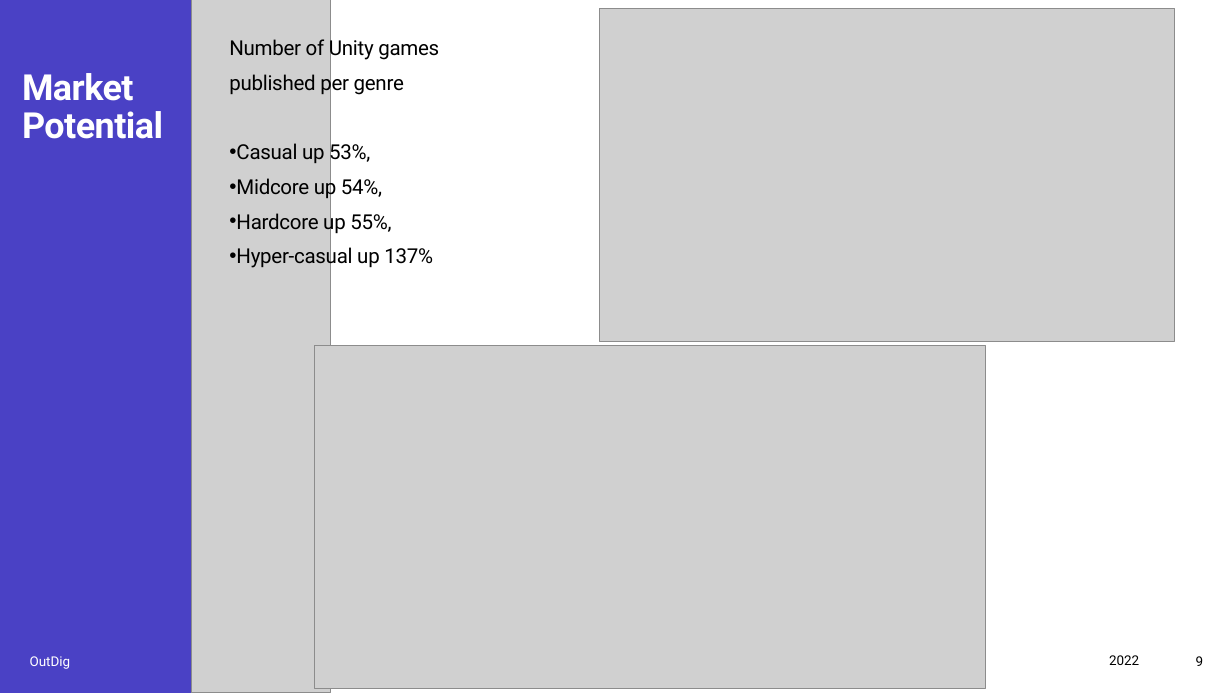
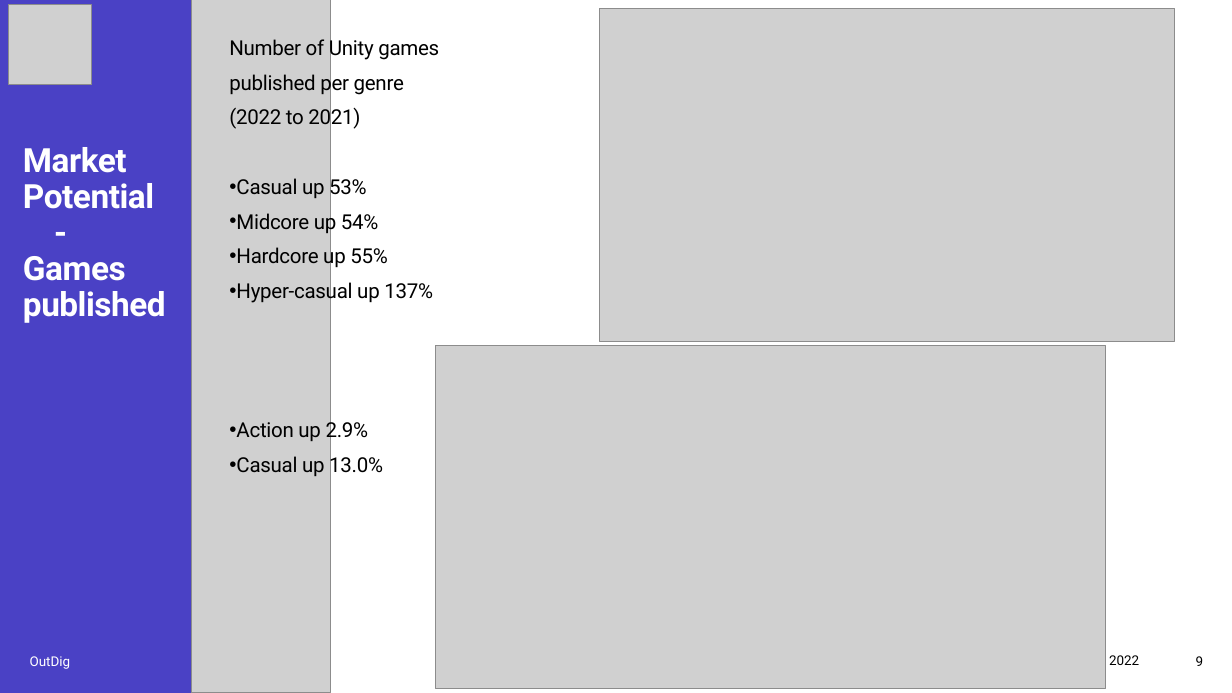
Before and after one commit to Joe34441/IndieDevPPT, a slide deck: slide 9 of CT6018 Joe Mason s4001719.pptx. Drawn at 1232x693 pixels with LibreOffice and Linux fonts; fonts in the diff are those of the drawing; grey boxes stand for pictures. Boxes give left, top, right and bottom in pixels: in the first picture for what was removed or moved away, otherwise in the second. Text is boxed around its words. In the diff, an @@ line names an element or a change of style, - is before the commit and + after.

```diff
--- a/CT6018 Joe Mason s4001719.pptx
+++ b/CT6018 Joe Mason s4001719.pptx
@@ picture added at [9, 5, 92, 85] @@
@@ text at [229, 105, 388, 269]: text changed @@
-• Casual up 53%,
-• Midcore up 54%,
-• Hardcore up 55%,
+(2022 to 2021)
+• Casual up 53%
+• Midcore up 54%
+• Hardcore up 55%
@@ title at [23, 147, 166, 323]: text changed; size 28 to 26 pt @@
-Market Potential
+Market Potential
+-
+Games published
@@ picture: place and size @@
-picture at [315, 346, 986, 689]
+picture at [435, 346, 1106, 689]
@@ text at [236, 418, 383, 478]: paragraphs added @@
+• Action up 2.9%
+• Casual up 13.0%
```
Also in this commit, not shown: 14 other slides changed, 3 slides added, 1 slide removed, 1 other file.
